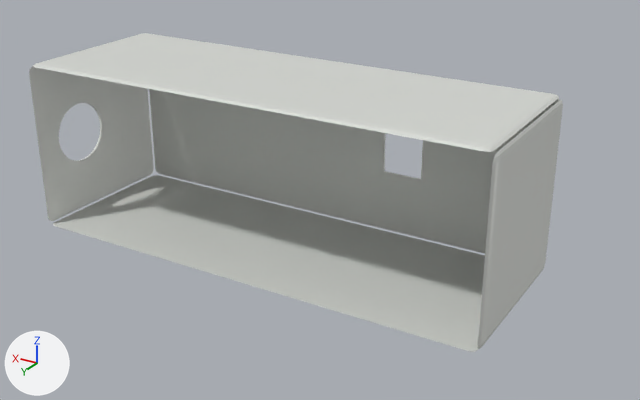
A saved change to the glTF model models/nacelle/cover.glb.
Rendered twice from a 50 mm camera at (-13.61, 13.86, 7.36) aimed at (-4.01, -2.14, -0.63). The axes (+X, +Y, +Z) are drawn at lower left. The lights are the same throughout. The picture after the commit comes second. Vertices at exactly the same position are counted once.

The first picture shows 'nacelle_cover'.
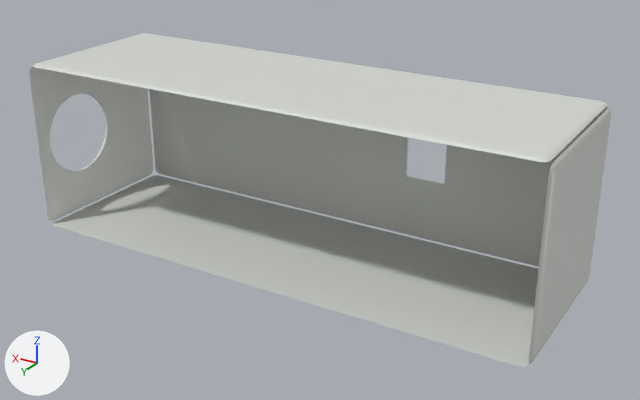
Edits to the scene script, one JSON object a line:
```json
{"block": "me_cube", "where": "# used by ob_nacelle_cover; location = (-3.0, -2.1, 0.0)"}
{"op": "remove", "block": "me_cube", "code": "me_cube.from_pydata(...)  # 326 vertices, 639 faces; spans x -5.8..5.8, y -2.1..2.01, z -2.1..2.1"}
{"op": "add", "block": "me_cube", "code": "me_cube.from_pydata(...)  # 326 vertices, 639 faces; spans x -6.3..6.3, y -2.1..2.01, z -2.1..2.1"}
{"block": "me_cube", "change": "me_cube part 1: the loose piece of 44 vertices spanning x -5.71..5.71, y -2.01..2.01, z -2.1..-2.04 is multiplied about its middle by the matrix ((1.089, 0.0, 0.0), (0.0, 1.0, 0.0), (0.0, 0.0, 1.0))"}
{"block": "me_cube", "change": "me_cube part 2: the loose piece of 44 vertices spanning x -5.8..-5.74, y -2.01..2.01, z -2.01..2.01 is moved by (-0.5, 0.0, 0.0)"}
{"block": "me_cube", "change": "me_cube part 3: the loose piece of 44 vertices spanning x -5.71..5.71, y -2.01..2.01, z 2.04..2.1 is multiplied about its middle by the matrix ((1.089, 0.0, 0.0), (0.0, 1.0, 0.0), (0.0, 0.0, 1.0))"}
{"block": "me_cube", "change": "me_cube part 4: the loose piece of 52 vertices spanning x -5.71..5.71, y -2.1..-2.04, z -2.01..2.01 is rebuilt with 52 vertices and now spans x -6.21..6.21, y -2.1..-2.04, z -2.01..2.01"}
{"block": "me_cube", "change": "me_cube part 5: a new loose piece of 142 vertices spanning x 6.24..6.3, y -2.01..2.01, z -2.01..2.01, in mat_grp_white (light grey #d9dbd6)"}
{"block": "me_cube", "change": "other edits to the shape of me_cube do not show in these pictures"}
{"op": "set", "path": "ob_nacelle_cover.location", "old": "(-3.0, -2.1, 0.0)", "new": "(-3.5, -2.1, 0.0)"}
```

Where the change shows, as pixel boxes [x1, y1, x2, y2] in the pictures (640 x 400 px; the box of a moved part takes in the faces that stretch with it):
```json
{"object": "nacelle_cover", "change": "reshaped, moved", "before": [29, 33, 563, 352], "after": [29, 33, 611, 367], "on screen": "9% wider"}
{"part": 1, "of": "me_cube", "change": "moved or reshaped", "before": [53, 175, 485, 352], "after": [53, 175, 538, 367]}
{"part": 2, "of": "me_cube", "change": "moved or reshaped", "before": [478, 100, 563, 349], "after": [529, 107, 611, 364]}
{"part": 3, "of": "me_cube", "change": "moved or reshaped", "before": [32, 33, 559, 152], "after": [32, 33, 607, 162]}
{"part": 4, "of": "me_cube", "change": "rebuilt", "before": [149, 89, 559, 253], "after": [149, 89, 608, 267], "on screen": "12% wider, 8% taller"}
{"part": 5, "of": "me_cube", "change": "added", "after": [29, 67, 154, 221]}
```
